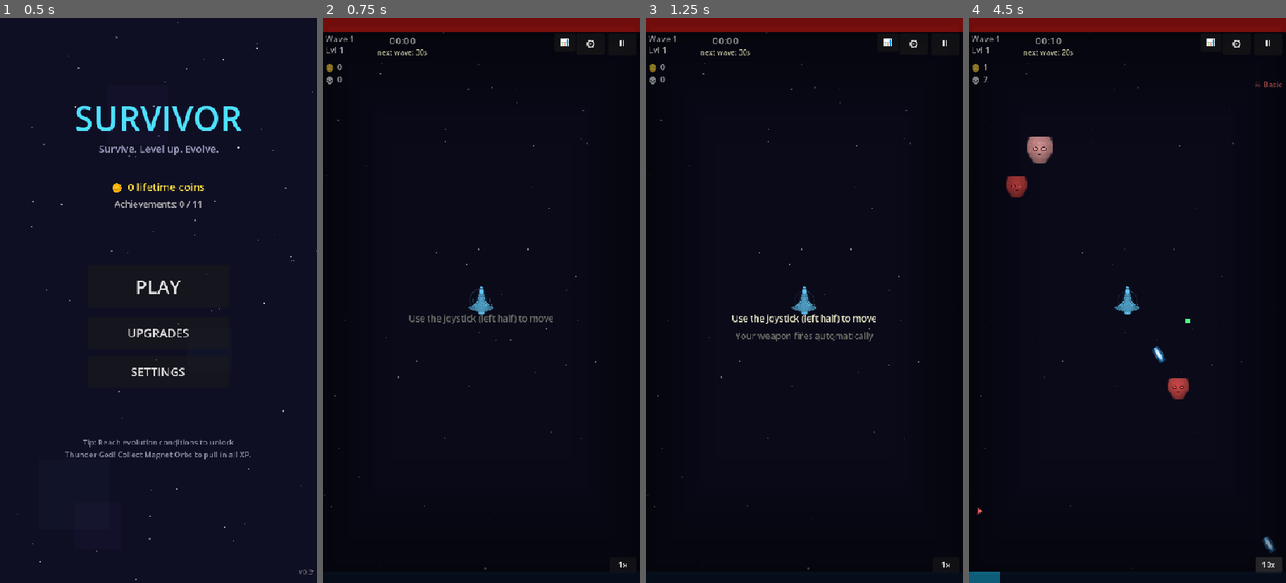
Above: before the commit, frames 1-4 (left to right).
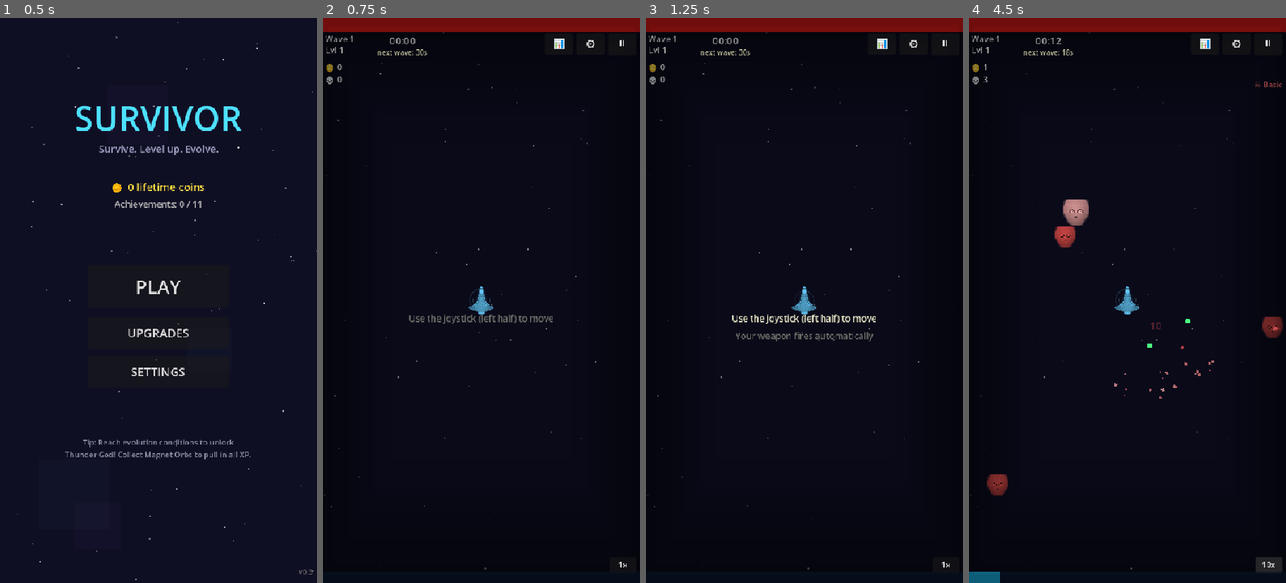
Above: after the commit, the same moments.

Repository: Mortek/survivor
Game: Godot game, scene res://scenes/main_menu.tscn
The game is run twice, just before and just after one commit, with the same random seed, the same clock (stepped at 60 frames per second) and the same inputs.
Inputs:
- Up to frame 1 (0.5 s): no input
- Up to frame 2 (0.75 s): click "PLAY" at 0.5 s
- Up to frame 3 (1.25 s): no input
- Up to frame 4 (4.5 s): click "1x" at 1.25 s; click "2x" at 2 s; click "3x" at 2.75 s; click "4x" at 3.5 s; click "5x" at 4.25 s

Frame 1 is identical in both runs. In frame 2, less than 0.1% of the frame differs, in the area x 72-78%, y 3-6%; in frame 3, less than 0.1%; in frame 4, 2.2%, in the area x 1-100%, y 3-98%.

Commit message:
Add revert-all button, fix speed persist, resize UI, remove screen flashes across 6 scripts

Diff:
--- a/scripts/enemy.gd
+++ b/scripts/enemy.gd
@@ -394,7 +394,7 @@
 	if enemy_type != Type.SWARM and enemy_type != Type.BOSS:
 		Engine.time_scale = 0.35
 		get_tree().create_timer(0.06, true, false, true).timeout.connect(
-			func() -> void: if Engine.time_scale < 0.9: Engine.time_scale = 1.0
+			func() -> void: if Engine.time_scale < 0.9: Engine.time_scale = GameManager.desired_time_scale
 		)
 	died.emit(global_position, xp_value, _base_color, int(enemy_type), _last_hit_dir)
 	if enemy_type == Type.SPLITTER:
--- a/scripts/game.gd
+++ b/scripts/game.gd
@@ -284,6 +284,7 @@
 func _on_speed_pressed() -> void:
 	_speed_index      = (_speed_index + 1) % _SPEEDS.size()
 	Engine.time_scale = float(_SPEEDS[_speed_index])
+	GameManager.desired_time_scale = Engine.time_scale
 	_speed_btn.text   = str(_SPEEDS[_speed_index]) + "x"
 
 # ── Extra Game-Over Labels ────────────────────────────────────────────────────
@@ -826,16 +827,8 @@
 	if _audio:
 		_audio.play_any("levelup")
 
-func _do_flash(color: Color, duration: float) -> void:
-	if not _level_flash:
-		return
-	if _flash_tween and _flash_tween.is_running():
-		_flash_tween.kill()
-	_level_flash.size    = get_viewport().get_visible_rect().size
-	_level_flash.color   = color
-	_level_flash.color.a = clampf(color.a, 0.0, 0.6)
-	_flash_tween = create_tween()
-	_flash_tween.tween_property(_level_flash, "color:a", 0.0, duration)
+func _do_flash(_color: Color, _duration: float) -> void:
+	return
 
 # ── FX Spawning ───────────────────────────────────────────────────────────────
 func _chain_explode(pos: Vector2, dmg: float) -> void:
@@ -1009,8 +1002,8 @@
 func _build_stats_button() -> void:
 	var btn := Button.new()
 	btn.text = "📊"
-	btn.add_theme_font_size_override("font_size", 16)
-	btn.custom_minimum_size = Vector2(36, 26)
+	btn.add_theme_font_size_override("font_size", 20)
+	btn.custom_minimum_size = Vector2(48, 26)
 	btn.process_mode   = Node.PROCESS_MODE_ALWAYS
 	btn.z_index        = 35
 	btn.z_as_relative  = false
@@ -1021,7 +1014,7 @@
 
 func _position_stats_btn(btn: Button) -> void:
 	var vp := get_viewport_rect().size
-	btn.position = Vector2(vp.x - 146.0, 26.0)
+	btn.position = Vector2(vp.x - 162.0, 26.0)
 
 func _close_stats_popup() -> void:
 	if _stats_popup:
--- a/scripts/game_manager.gd
+++ b/scripts/game_manager.gd
@@ -38,6 +38,7 @@
 var _achieved:       Dictionary = {}
 var total_crits: int = 0
 var _corruption_counter: int = 0
+var desired_time_scale: float = 1.0
 
 # ── Player Stats ──────────────────────────────────────────────────────────────
 var stats: Dictionary = {
--- a/scripts/main_menu.gd
+++ b/scripts/main_menu.gd
@@ -204,7 +204,7 @@
 	root.add_child(bg)
 
 	var pw := 360.0
-	var ph := 210.0
+	var ph := 170.0
 	var panel := PanelContainer.new()
 	var panel_style := StyleBoxFlat.new()
 	panel_style.bg_color = Color(0.10, 0.10, 0.16, 0.95)
--- a/scripts/meta_manager.gd
+++ b/scripts/meta_manager.gd
@@ -260,6 +260,24 @@
 	permanent_upgrades[id] = permanent_upgrades.get(id, 0) + 1
 	_save()
 	return true
+
+func reset_all_upgrades() -> void:
+	# Refund all coins spent on upgrades
+	var upg_map: Dictionary = {}
+	for upg in PERMANENT_UPGRADES:
+		upg_map[upg["id"]] = upg
+	var refund := 0
+	for id in permanent_upgrades:
+		var lvl: int = permanent_upgrades[id]
+		if lvl <= 0 or not upg_map.has(id):
+			continue
+		var base: int = int(upg_map[id]["base_cost"])
+		var scale: int = int(upg_map[id]["cost_scale"])
+		for i in range(lvl):
+			refund += base + (i * i) * scale
+	total_coins += refund
+	permanent_upgrades.clear()
+	_save()
 
 ## Apply all permanent upgrade bonuses to a stats dict (called at run start).
 func apply_to_stats(stats: Dictionary) -> void:
--- a/scripts/meta_shop.gd
+++ b/scripts/meta_shop.gd
@@ -114,6 +114,24 @@
 	)
 	bottom_row.add_child(dev_btn)
 
+	# Revert all upgrades button
+	var revert_btn := Button.new()
+	revert_btn.text = "🔄 REVERT ALL"
+	revert_btn.add_theme_font_size_override("font_size", 14)
+	revert_btn.modulate = Color(1.0, 0.4, 0.4)
+	revert_btn.pressed.connect(func() -> void:
+		MetaManager.reset_all_upgrades()
+		_refresh_coins_label(coins_lbl)
+		_refresh_all_buttons()
+		# Refresh all info labels too
+		for pair in _buy_buttons:
+			var btn: Button = pair[0]
+			var upg: Dictionary = pair[1]
+			var info_lbl: Label = btn.get_parent().get_child(0)
+			_refresh_info_label(info_lbl, upg)
+	)
+	bottom_row.add_child(revert_btn)
+
 	# X close button — added to the main Control (self), positioned at top-right of panel
 	var close_x := Button.new()
 	close_x.text = "✕"
